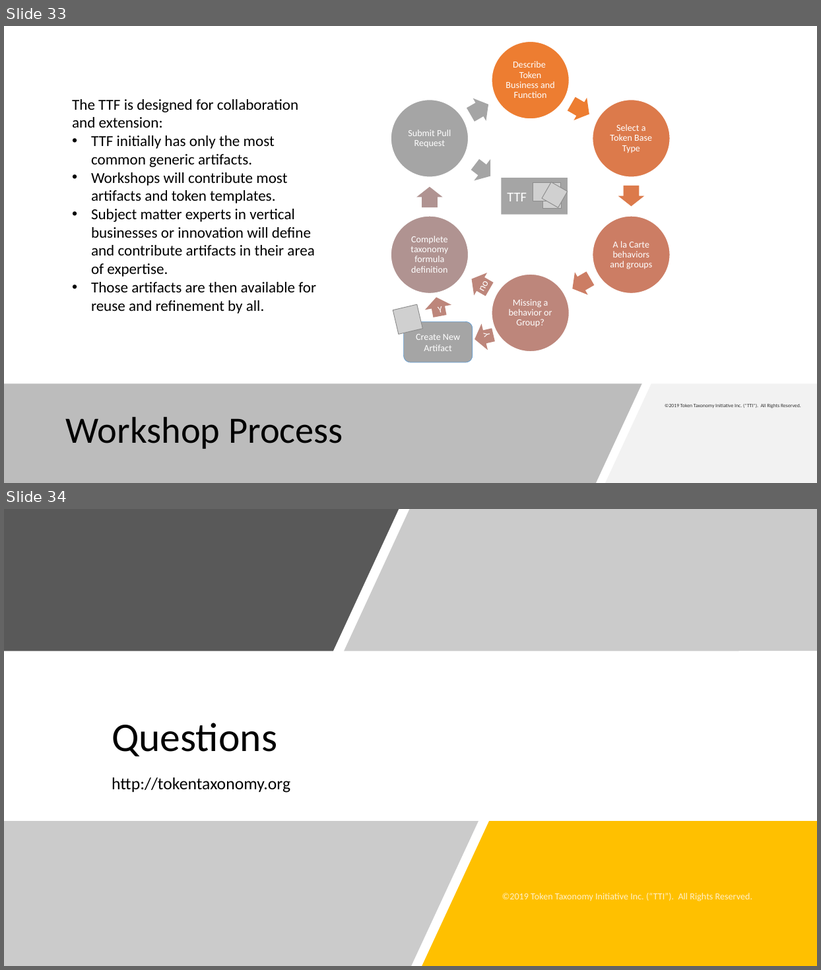
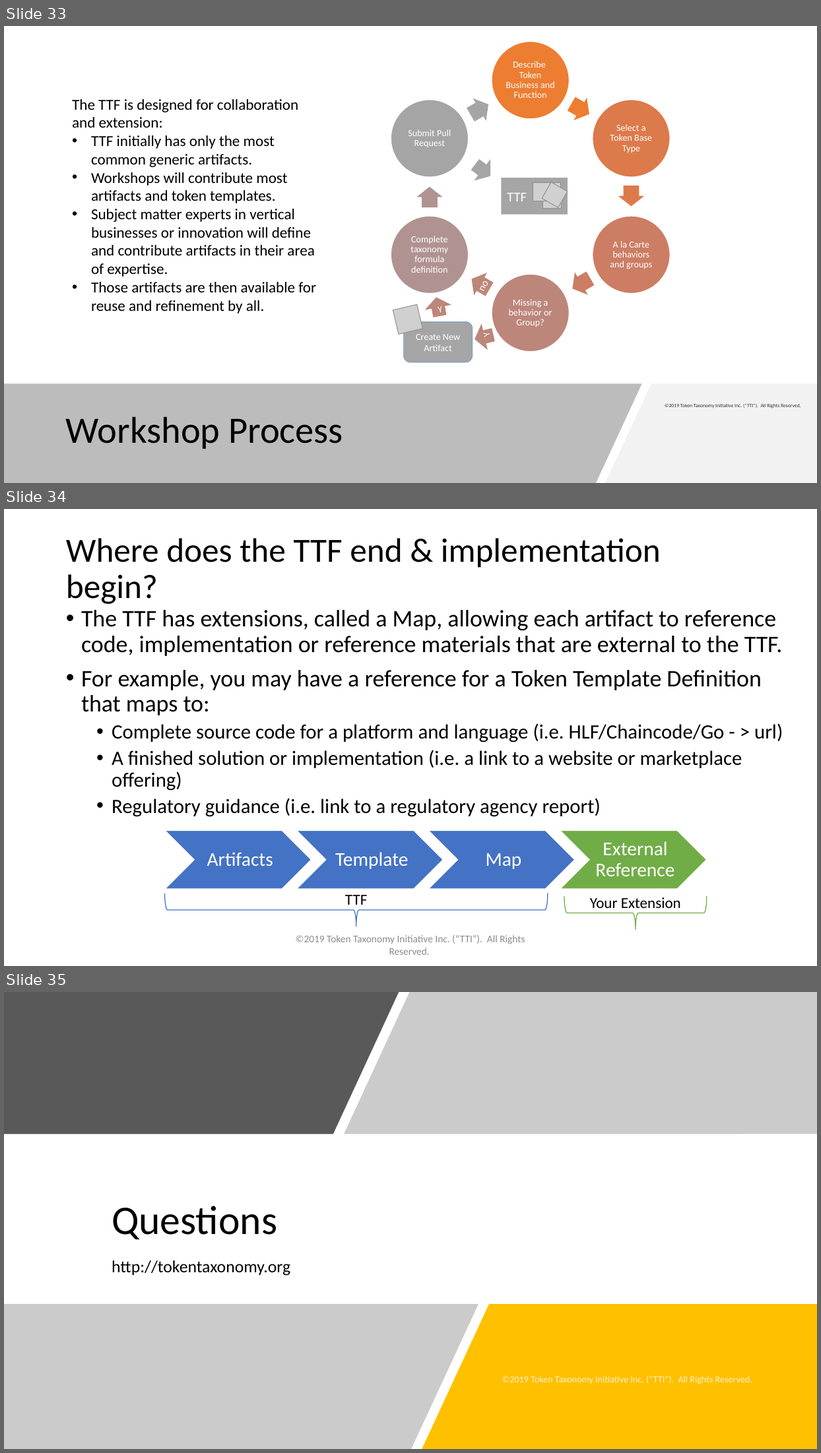
Before and after one commit to vipinsun/TokenTaxonomyFramework-pub, a slide deck: presentations/TTF-Presentation.pptx. Shown one above the other, each under a label of ours: slides 33 and 34 before the commit, slides 33, 34 and 35 after it. The pictures are 821x970 and 821x1453 pixels, drawn with LibreOffice and Linux fonts; fonts in the diff are those of the drawing; grey boxes stand for pictures. Boxes give left, top, right and bottom in pixels: in the first picture for what was removed or moved away, otherwise in the second. Text is boxed around its words. In the diff, an @@ line names an element or a change of style, - is before the commit and + after.

Commit message:
Adding extensions documentation.

```diff
--- a/presentations/TTF-Presentation.pptx
+++ b/presentations/TTF-Presentation.pptx
@@ slide 34 added at bbox=[4, 509, 817, 966], background #FFFFFF @@
@@ title added at bbox=[66, 538, 661, 604], 40 pt, text #000000 @@
+Where does the TTF end & implementation begin?
@@ text added at bbox=[81, 610, 783, 817], 24 pt, text #000000 @@
+• The TTF has extensions, called a Map, allowing each artifact to reference code, implementation or reference materials that are external to the TTF.
+• For example, you may have a reference for a Token Template Definition that maps to:
+  • Complete source code for a platform and language (i.e. HLF/Chaincode/Go - > url)
+  • A finished solution or implementation (i.e. a link to a website or marketplace offering)
+  • Regulatory guidance (i.e. link to a regulatory agency report)
@@ group added at bbox=[165, 830, 707, 889]: 4 chevrons, 4 texts @@
+Artifacts
+Template
+Map
+External Reference
@@ left brace added at bbox=[165, 894, 548, 927], outline #4472C4 1 pt, 18 pt, text #000000 @@
+TTF
@@ left brace added at bbox=[564, 896, 707, 930], outline #70AD47 1 pt, 18 pt, text #000000 @@
+Your Extension
@@ text added at bbox=[296, 935, 525, 955], 12 pt, text #8C8C8C @@
+©2019 Token Taxonomy Initiative Inc. (“TTI”). All Rights Reserved.
@@ what was slide 34 is now slide 35 @@
```
Also in this commit, not shown: 2 other files.
